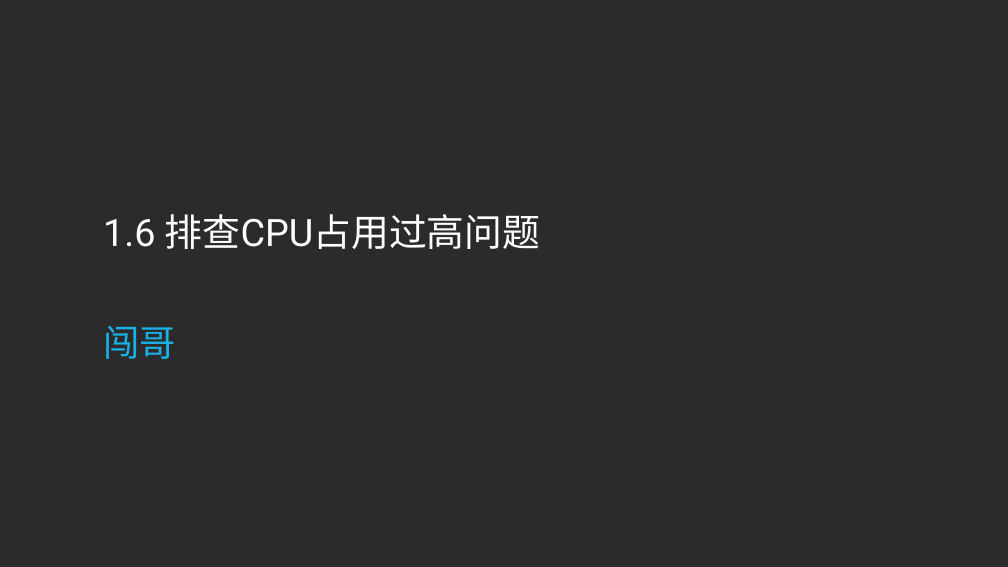
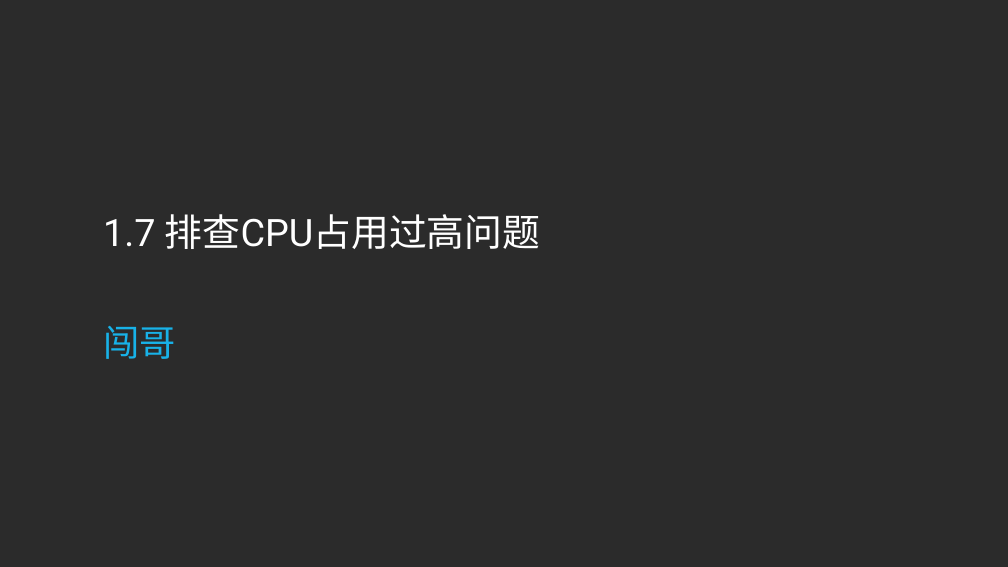
Before and after one commit to sqc157400661/Snail, a slide deck: slide 39 of Go专题系列/性能分析和优化专题/性能分析和优化专题.pptx (slide 26 before the commit). Drawn at 1008x567 pixels with LibreOffice and Linux fonts; fonts in the diff are those of the drawing; background and template pictures are left out; a plain dark background stands for a picture behind light text. Boxes give left, top, right and bottom in pixels: in the first picture for what was removed or moved away, otherwise in the second. Text is boxed around its words. In the diff, an @@ line names an element or a change of style, - is before the commit and + after.

```diff
--- a/Go专题系列/性能分析和优化专题/性能分析和优化专题.pptx
+++ b/Go专题系列/性能分析和优化专题/性能分析和优化专题.pptx
@@ text at bbox=[103, 214, 540, 249]: text changed @@
-1.6 排查CPU占用过高问题
+1.7 排查CPU占用过高问题
```
Also in this commit, not shown: 8 other slides changed, 18 slides added, 13 other files.
